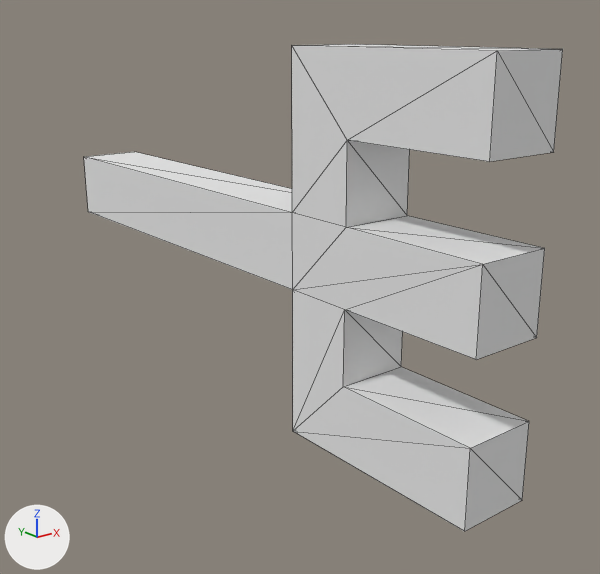
A saved change to the OBJ model looty-dungeon/Models/Traps/trident.obj.
One viewpoint serves both versions: a 50 mm lens placed at (-0.727, -0.999, 0.821), pointed at (0.037, -0.044, 0.439). Every picture has the same lights, and +X, +Y and +Z are marked at lower left. The older version comes first. Mesh edges are drawn as thin lines. Where no turn or scale is listed for an object, it has been applied to the vertices. Vertices at exactly the same position are counted once.

The older version as bpy lines, for what is in view:
```python
me_untitled = bpy.data.meshes.new('Untitled')
me_untitled.from_pydata(...)  # 32 vertices, 60 faces; spans x -0.1..0.0, y -0.5..0.4, z 0.3..0.8
me_untitled.materials.append(mat_palette)  # white #e7e7e7
ob_untitled = bpy.data.objects.new('Untitled', me_untitled)
ob_untitled.location = (0.0, 0.0, 0.0)
```
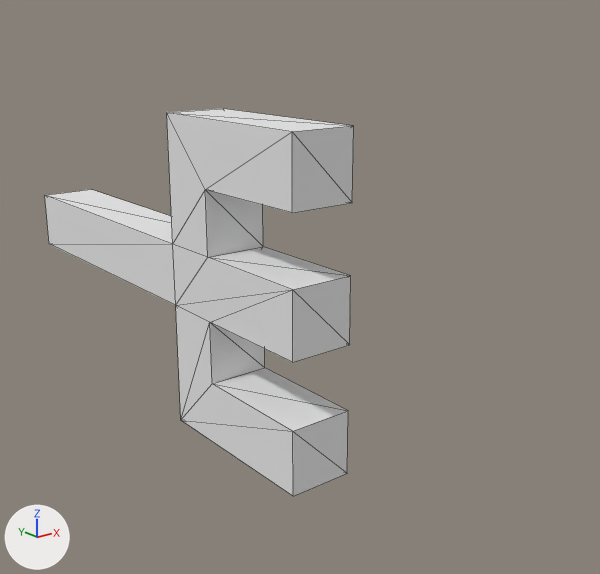
Boxes (x1, y1, x2, y2) around the edits, measured in the pictures (600 x 574 px; the box of a moved part takes in the faces that stretch with it):
'Untitled', reshaped (35% narrower, 20% shorter): before (84, 44, 563, 531); after (45, 109, 354, 496)
part 1 of me_untitled, moved or reshaped: before (84, 152, 293, 290); after (45, 190, 176, 305)
part 2 of me_untitled, moved or reshaped: before (292, 44, 563, 531); after (167, 109, 354, 496)

What the commit changed:
me_untitled is used by ob_untitled; location (0.0, 0.0, 0.0).
me_untitled had 32 vertices, 60 faces and spanned x -0.1..0.0, y -0.5..0.4, z 0.3..0.8.
me_untitled now has 32 vertices, 60 faces and spans x -0.1..0.0, y -0.2..0.6, z 0.2..0.7.
me_untitled part 1: all 4 vertices in x -0.1..0.0, y 0.4, z 0.5..0.6 are moved by (0.0, 0.2, -0.1).
me_untitled part 2: all 28 vertices in x -0.1..0.0, y -0.5..-0.2, z 0.3..0.8 are moved by (0.0, 0.3, -0.1).
